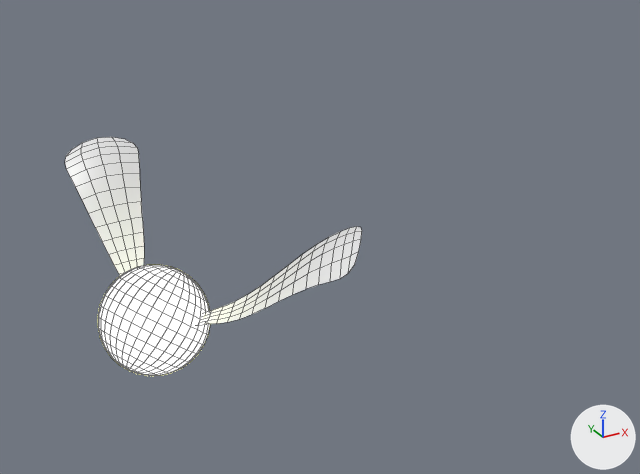
The FBX model Assets/3DObjects/lucciola.fbx: old version first, new version second.
Rendered twice from a 50 mm lens placed at (-1.12, -2.78, 4.46), pointed at (0.93, 0.95, 2.6). Every picture has the same lights, and +X, +Y and +Z are marked at lower right. Mesh edges are drawn as thin lines. Where no turn or scale is listed for an object, it has been applied to the vertices.

Names of what the first picture shows: 'lucciola'.
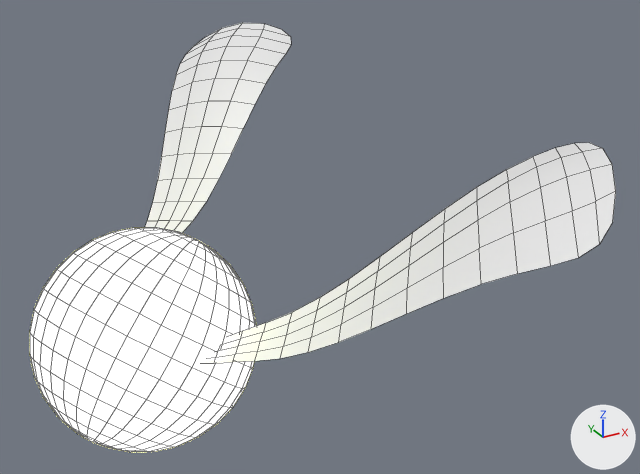
Commit message: added better lucciola

Where the change shows, as pixel boxes (x1, y1, x2, y2) in the pictures (640 x 474 px; the box of a moved part takes in the faces that stretch with it):
'lucciola', reshaped, moved, turned, rescaled
    before: (65, 137, 362, 376)
    after: (30, 228, 257, 452)
'lucciola.002', added
    after: (145, 23, 616, 363)
part 1 of me_plane, moved or reshaped
    before: (98, 265, 210, 376)
    after: (30, 228, 257, 452)
part 2 of me_plane, deleted
    before: (65, 137, 144, 276)
part 3 of me_plane, deleted
    before: (198, 227, 362, 325)

What changed in the scene script:
```text
Change me_plane:
    where me_plane.from_pydata(...)  # 652 vertices, 640 faces; spans x -5.09..1.87, y -1.13..2.29, z -1.28..0.67
    used by ob_lucciola; location = (0.12, 1.146, 2.331); rotation_euler = (-0.428, 3.031, -0.209), in degrees (-25, 174, -12); scale = (0.185, 0.5, 0.5)
    remove me_plane.materials.append(mat_ali_lucciola)  # white #e7e7e7
    me_plane part 1: the loose piece of 482 vertices spanning x -1.18..1.87, y -0.68..0.45, z -0.45..0.67 is multiplied about its middle by the matrix ((-36.031, 14.417, 18.421), (-4.085, 41.218, -90.441), (-7.646, -89.962, -38.485)), then moved by (-0.31, 216.99, -110.87)
    me_plane part 2: the loose piece of 85 vertices spanning x -0.38..1.86, y 0.23..2.29, z -0.32..0.16 is deleted
    me_plane part 3: the loose piece of 85 vertices spanning x -5.09..-0.39, y -1.13..-0.31, z -1.28..-0.01 is deleted
Add me_plane_004:
    me_plane_004.from_pydata(...)  # 170 vertices, 128 faces; spans x -0.26..1.22, y -1.92..1.92, z -0.57..0.56
    me_plane_004.materials.append(mat_ali_lucciola)  # white #e7e7e7
Change ob_lucciola:
    ob_lucciola.location: (0.12, 1.146, 2.331) -> (0.0, 0.0, 0.0)
    ob_lucciola.rotation_euler: (-0.428, 3.031, -0.209) -> (1.571, 0.0, 0.0)  # degrees (-25, 174, -12) -> degrees (90, 0, 0)
    ob_lucciola.scale: (0.185, 0.5, 0.5) -> (0.01, 0.01, 0.01)
Add ob_lucciola_002:
    ob_lucciola_002 = bpy.data.objects.new('lucciola.002', me_plane_004)
    ob_lucciola_002.location = (0.306, 1.141, 2.826)
```
